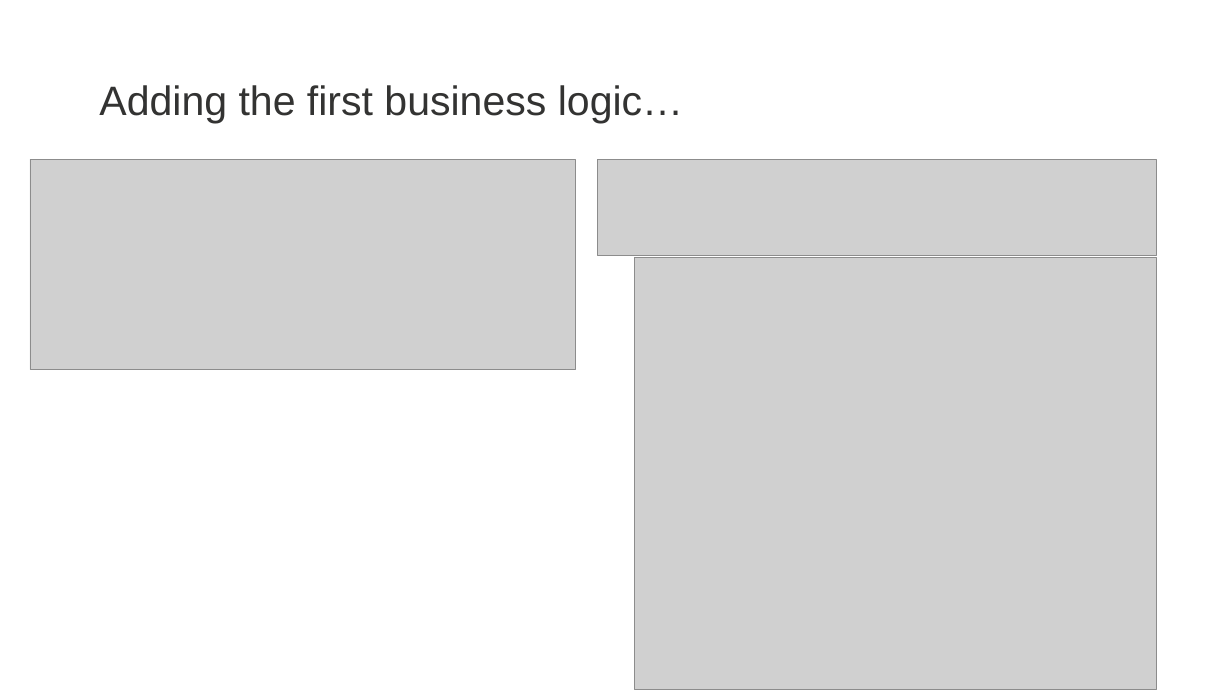
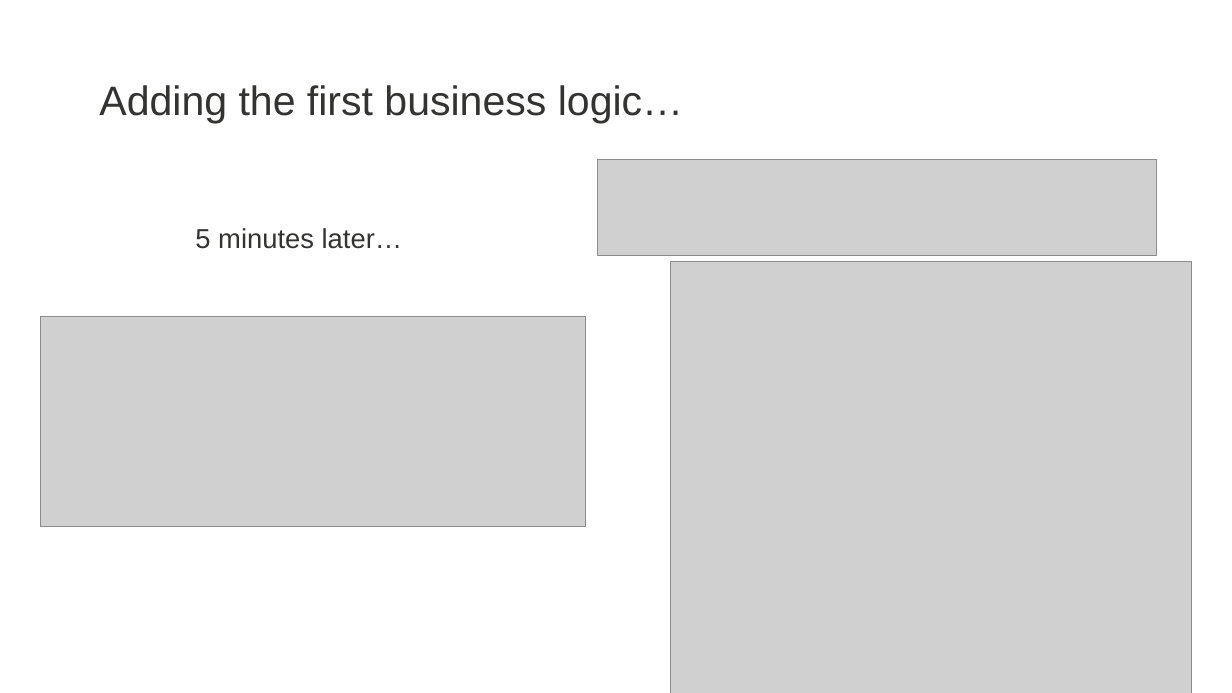
Before and after one commit to zatsepinvl/where-to-put-the-service, a slide deck: slide 4 of Where to put the service.pptm. Drawn at 1232x693 pixels with LibreOffice and Linux fonts; fonts in the diff are those of the drawing; grey boxes stand for pictures; background and template pictures are left out. Boxes give left, top, right and bottom in pixels: in the first picture for what was removed or moved away, otherwise in the second. Text is boxed around its words. In the diff, an @@ line names an element or a change of style, - is before the commit and + after.

```diff
--- a/Where to put the service.pptm
+++ b/Where to put the service.pptm
@@ text added at (x1=195, y1=228, x2=403, y2=249), 32 pt, text #333332 @@
+5 minutes later…
@@ picture moved from (x1=634, y1=257, x2=1156, y2=689) to (x1=670, y1=261, x2=1191, y2=693) @@
@@ picture moved from (x1=30, y1=160, x2=575, y2=370) to (x1=40, y1=317, x2=585, y2=527) @@
```
Also in this commit, not shown: 10 other slides changed, 6 slides added, 1 slide removed, 12 other files.
